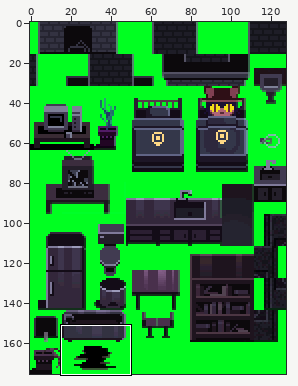
Edited in one commit: sprite sheet (src/gfx/tileset_house_fg.png). The picture above shows the old version from afar; the outline marks the close-up.
Close-up. Before:
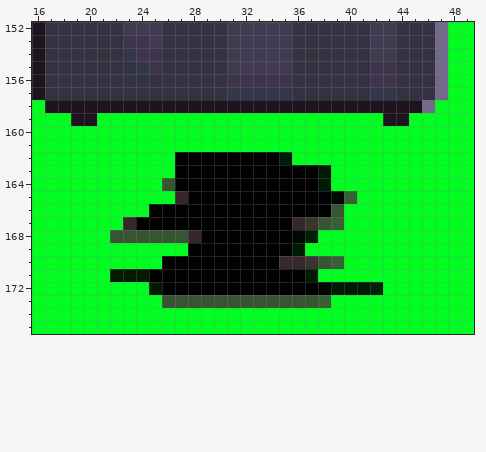
The file is 128x176 pixels. Colours within 5 levels of each other are drawn and written as one. Shown: x 16..49, y 152..175. The commit also changed other parts of the picture, which this record leaves out.
New version:
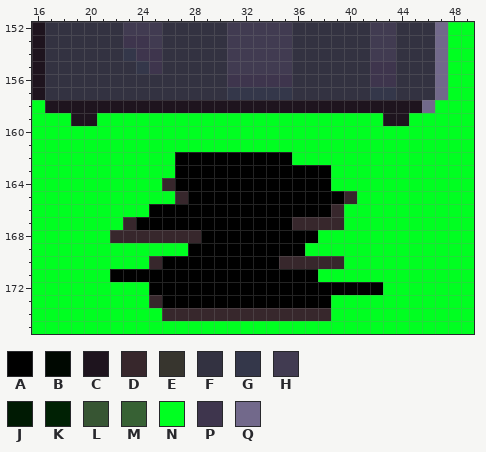
Palette (. is transparent): A #000000  B #000801  C #1e141e  D #37272c  E #37352e  F #333241  G #34374a  H #413b51  J #001a03  K #002104  L #375533  M #376134  N #00ff21  P #3e354d  Q #72698b
The exact change:
y 162: x 35 J -> A
y 163: x 38 J -> A
y 164: x 26 L -> D; x 38 J -> A
y 165: x 39..40 BM -> AD
y 166: x 39 L -> D
y 167: x 37..39 ELM -> DDD
y 168: x 22..27 LLLLLL -> DDDDDD; x 36..37 BK -> AA
y 169: x 36 J -> A
y 170: x 25 N -> D; x 37..39 ELM -> DDD
y 171: x 22..24 JJJ -> AAA; x 37 J -> A
y 172: x 25 J -> A; x 38..42 BJJJK -> AAAAA
y 173: x 25..38 NLLLLLLLLLLLLM -> DAAAAAAAAAAAAA
y 174: x 26..38 NNNNNNNNNNNNN -> DDDDDDDDDDDDD
Changed places in both close-ups, as pixel boxes (x1, y1, x2, y2):
changed: (110, 152, 383, 321)
